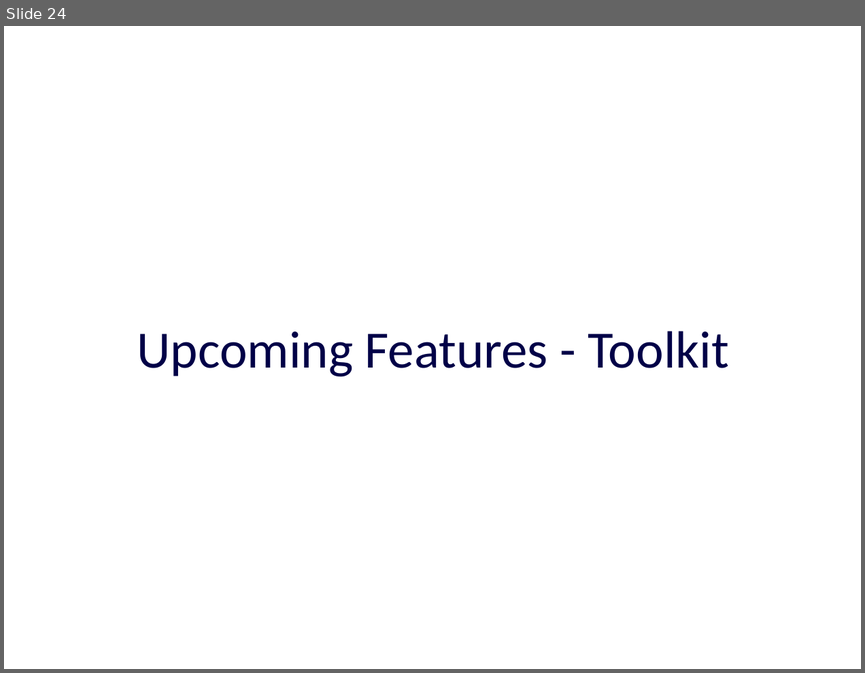
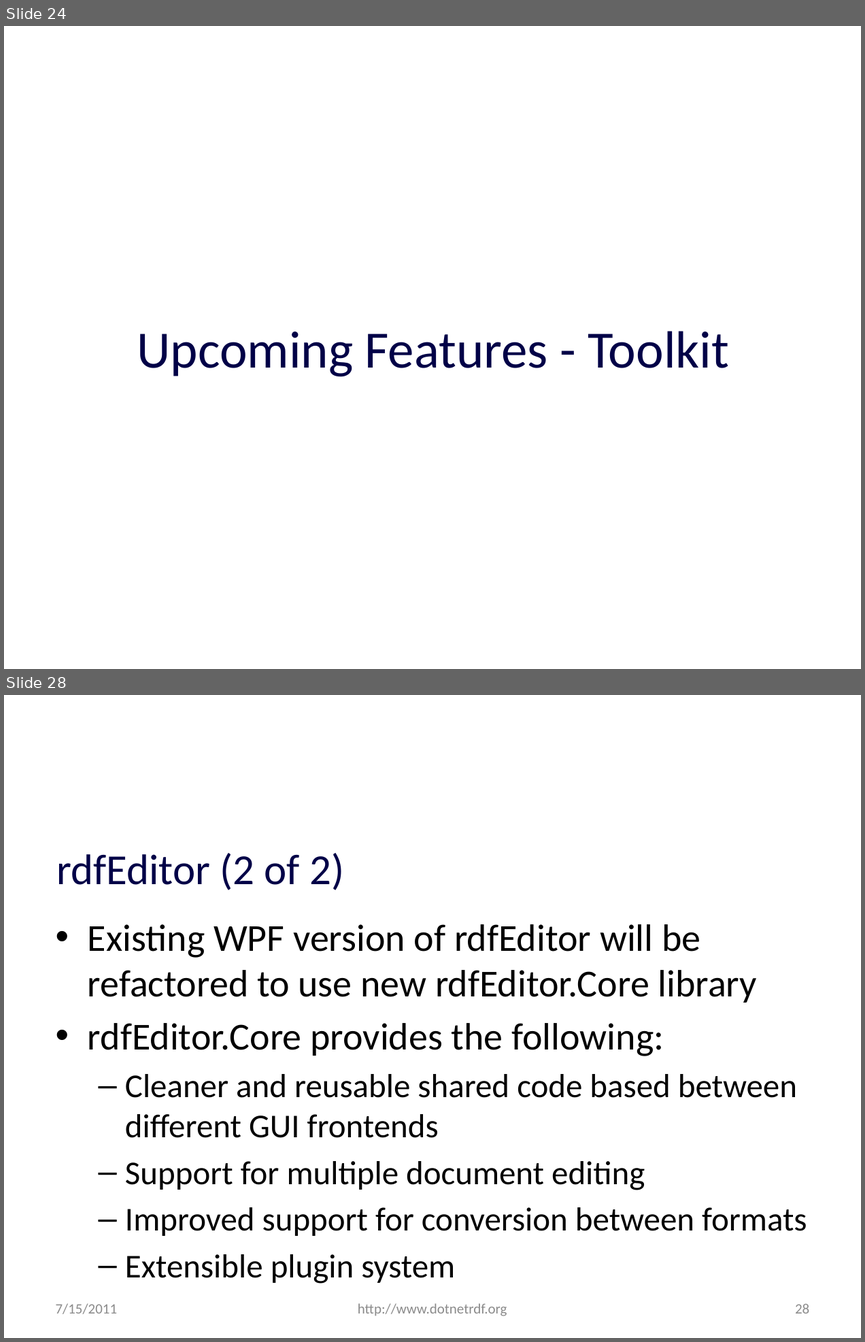
Before and after one commit to JohnGoldsmith/dotnetrdf-wiki, a slide deck: Slides/Roadmap.pptx. Shown one above the other, each under a label of ours: slide 24 before the commit, slides 24 and 28 after it; the slides between them are not shown. The pictures are 865x673 and 865x1342 pixels, drawn with LibreOffice and Linux fonts; fonts in the diff are those of the drawing; background and template pictures are left out. Boxes give left, top, right and bottom in pixels: in the first picture for what was removed or moved away, otherwise in the second. Text is boxed around its words. In the diff, an @@ line names an element or a change of style, - is before the commit and + after.

```diff
--- a/Slides/Roadmap.pptx
+++ b/Slides/Roadmap.pptx
@@ slide 28 added at <box>4,695,861,1338</box>, background #FFFFFF @@
@@ title added at <box>56,853,344,890</box>, 36 pt, text #010147 @@
+rdfEditor (2 of 2)
@@ text added at <box>88,924,806,1283</box>, 28 pt, text #000000 @@
+• Existing WPF version of rdfEditor will be refactored to use new rdfEditor.Core library
+• rdfEditor.Core provides the following:
+  – Cleaner and reusable shared code based between different GUI frontends
+  – Support for multiple document editing
+  – Improved support for conversion between formats
+  – Extensible plugin system
@@ text added at <box>56,1303,118,1314</box>, 12 pt, text #8C8C8C @@
+7/15/2011
@@ text added at <box>358,1303,507,1316</box>, 12 pt, text #8C8C8C @@
+http://www.dotnetrdf.org
@@ page number added at <box>795,1304,809,1313</box>, 12 pt, text #8C8C8C @@
+28
```
Also in this commit, not shown: 46 slides changed.
